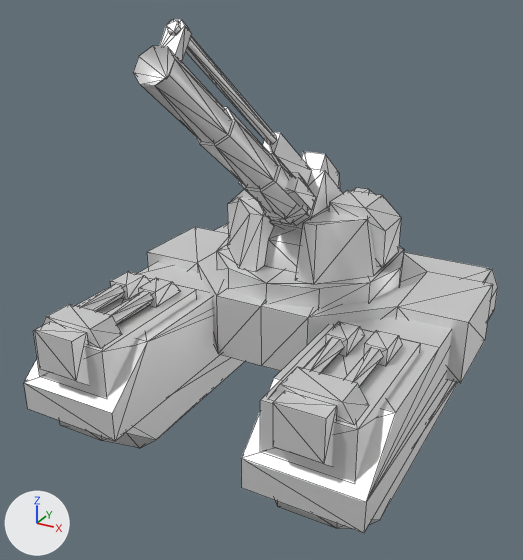
A saved change to the glTF model glb/corwolv.glb.
Before and after are seen from a camera (50 mm lens) standing at (27.2, -55.1, 40.0) and looking at (-1.4, -3.0, 13.9). Every picture has the same lights, and +X, +Y and +Z are marked at lower left. The first picture is the older version. Mesh edges are drawn as thin lines.

Script lines for the objects in view, before the commit:
```python
me_barrel = bpy.data.meshes.new('barrel')
me_barrel.from_pydata(...)  # 41 vertices, 58 faces; spans x -1.3..1.3, y -7.1..8.4, z -3.4..7.5
me_barrel.materials.append(mat_s3o_default)  # white #e7e7e7
me_gun = bpy.data.meshes.new('gun')
me_gun.from_pydata(...)  # 65 vertices, 98 faces; spans x -2.6..2.6, y -10.6..4.4, z 0.5..13.4
me_gun.materials.append(mat_s3o_default)  # white #e7e7e7
me_sleeve = bpy.data.meshes.new('sleeve')
me_sleeve.from_pydata(...)  # 17 vertices, 24 faces; spans x -1.52..1.52, y -1.14..6.89, z -6.19..1.23
me_sleeve.materials.append(mat_s3o_default)  # white #e7e7e7
me_turret = bpy.data.meshes.new('turret')
me_turret.from_pydata(...)  # 58 vertices, 86 faces; spans x -8.0..8.0, y -7.2..7.4, z 0.1..5.8
me_turret.materials.append(mat_s3o_default)  # white #e7e7e7
ob_barrel = bpy.data.objects.new('barrel', me_barrel)
ob_barrel.parent = ob_sleeve
ob_barrel.location = (0.0, 0.0, 0.0)
ob_gun = bpy.data.objects.new('gun', me_gun)
ob_gun.parent = ob_turret
ob_gun.location = (0.0, 0.0, 0.0)
ob_gun.rotation_euler = (0.0642, 0.0, 0.0)  # degrees (3.7, 0, 0)
ob_sleeve = bpy.data.objects.new('sleeve', me_sleeve)
ob_sleeve.parent = ob_gun
ob_sleeve.location = (0.0, -15.5, 16.0)
ob_turret = bpy.data.objects.new('turret', me_turret)
ob_turret.parent = ob_base
ob_turret.location = (0.0, 4.2, 14.5)
# also in view: 'base' at (0.0, 0.0, 7.3)
```
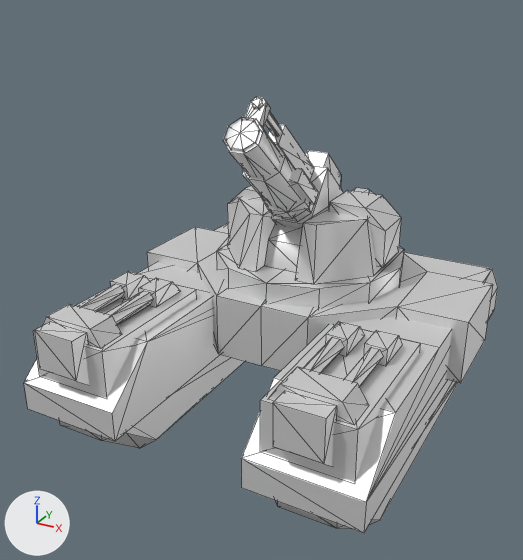
Where the change shows, as pixel boxes [x1, y1, x2, y2] in the pictures (523 x 560 px):
'barrel', turned, moved: before [134, 19, 277, 144]; after [225, 97, 281, 151]
'gun', turned: before [239, 132, 343, 232]; after [241, 125, 343, 229]
'sleeve', turned, moved: before [195, 107, 278, 189]; after [223, 117, 282, 178]

Patch to the scene script:
```diff
--- a/glb/corwolv.glb.py
+++ b/glb/corwolv.glb.py
@@ ob_gun @@
 ob_gun.location = (0.0, 0.0, 0.0)
-ob_gun.rotation_euler = (0.0642, 0.0, 0.0)  # degrees (3.7, 0, 0)
@@ ob_sleeve @@
 ob_sleeve.parent = ob_gun
-ob_sleeve.location = (0.0, -15.5, 16.0)
+ob_sleeve.location = (0.0, -12.51, 13.51)
@@ ob_barrel @@
 ob_barrel.parent = ob_sleeve
-ob_barrel.location = (0.0, 0.0, 0.0)
+ob_barrel.location = (0.0, 5.984, -4.987)
```
